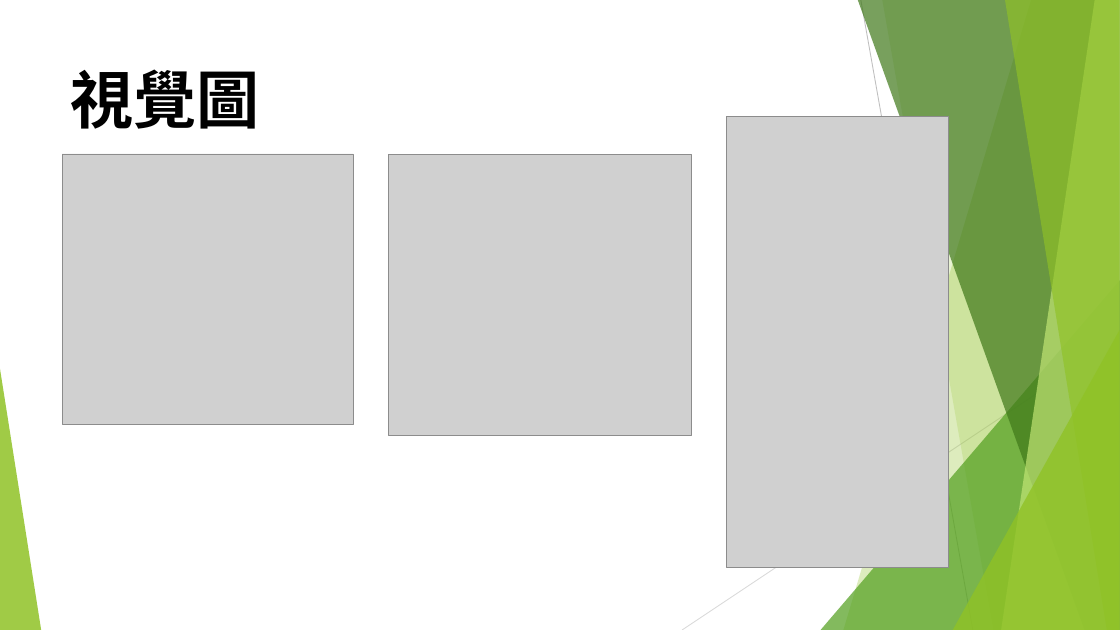
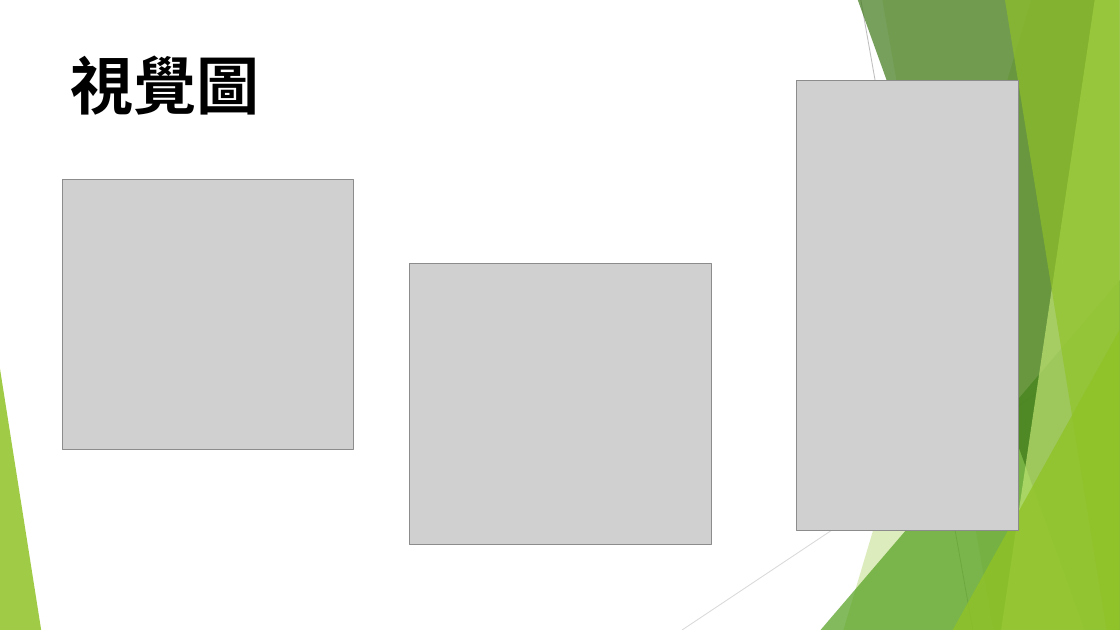
Before and after one commit to johnson0903/F2E-Midterm, a slide deck: slide 8 of midterm-ppt/期中報告.pptx. Drawn at 1120x630 pixels with LibreOffice and Linux fonts; fonts in the diff are those of the drawing; grey boxes stand for pictures. Boxes give left, top, right and bottom in pixels: in the first picture for what was removed or moved away, otherwise in the second. Text is boxed around its words. In the diff, an @@ line names an element or a change of style, - is before the commit and + after.

```diff
--- a/midterm-ppt/期中報告.pptx
+++ b/midterm-ppt/期中報告.pptx
@@ title "視覺圖": place and size @@
-title "視覺圖" at [71,69,260,129]
+title "視覺圖" at [71,55,260,115]
@@ picture: place and size @@
-picture at [727,117,949,567]
+picture at [797,80,1019,530]
@@ picture: place and size @@
-picture at [62,154,353,424]
+picture at [62,180,353,450]
@@ picture: place and size @@
-picture at [389,154,691,435]
+picture at [409,263,712,544]
```
Also in this commit, not shown: 6 other slides changed, 40 other files.
